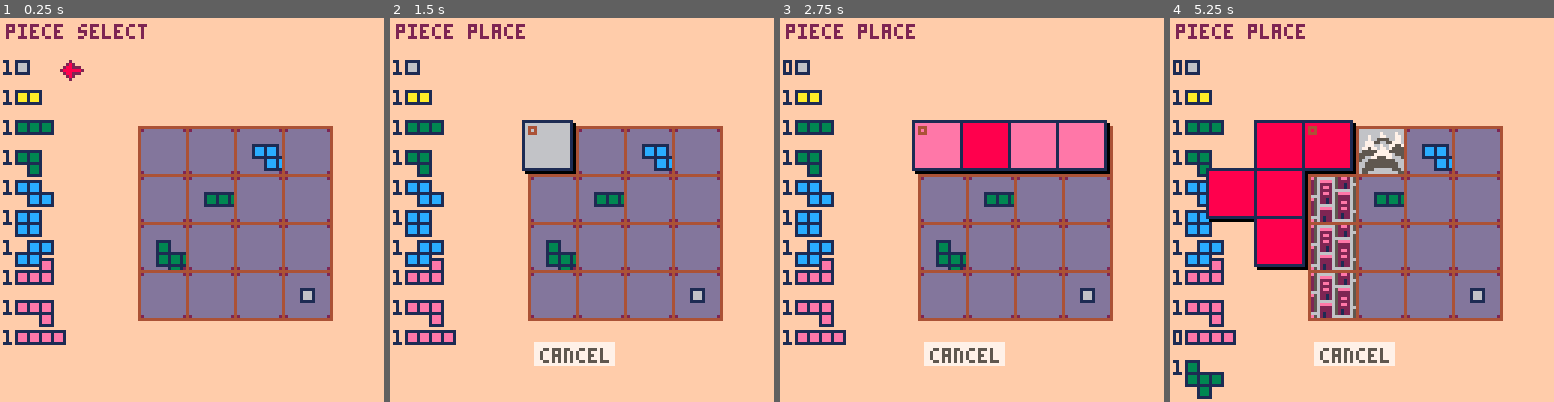
Above: before the commit, frames 1-4 (left to right).
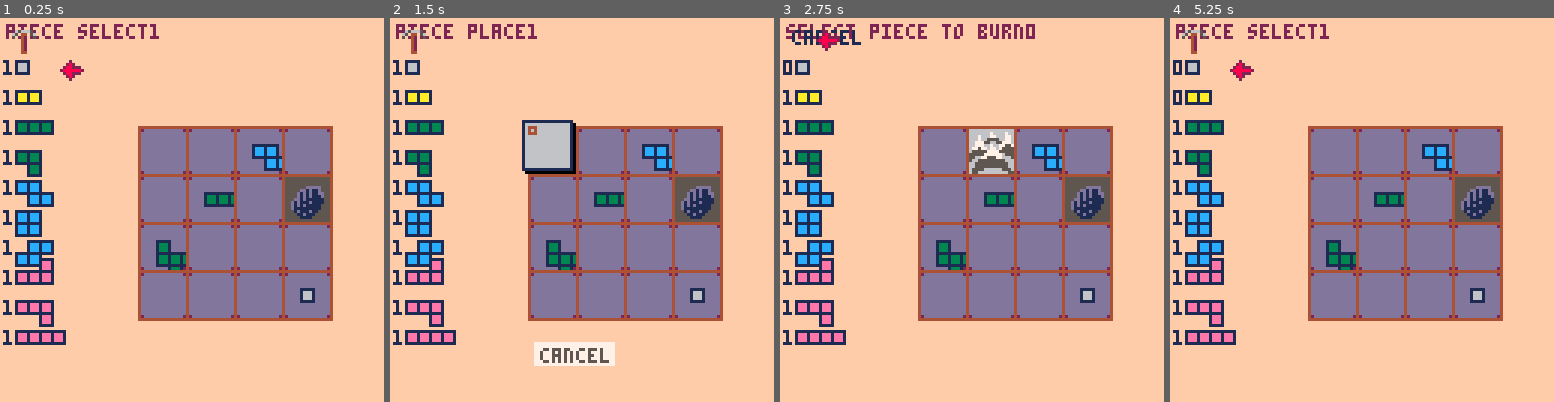
Above: after the commit, the same moments.

Repository: m-r-hunt/Pico-8-Carts
Game: PICO-8 cartridge bprk.p8
Same seed, same stepped clock (60 frames per second), same inputs: the game is played once before the commit and once after it.
Inputs:
- Up to frame 1 (0.25 s): no input
- Up to frame 2 (1.5 s): tap X (X key) at 0.33, 1.07 s; tap O (Z key) at 0.7 s
- Up to frame 3 (2.75 s): hold Right 1.6-2.1 s; tap O (Z key) at 1.7, 2.1, 2.5 s; tap X (X key) at 1.85 s; hold Up 2.15-2.42 s; hold Right from 2.47 s (still down)
- Up to frame 4 (5.25 s): tap O (Z key) every 0.4 s from 2.9 to 4.9 s; tap X (X key) at 2.97, 4.08, 5.2 s; release Right at 3.03 s; hold Left 3.08-3.58 s; hold Down 3.63-3.97 s; hold Right 4.02-4.68 s; hold Up 4.73-5.03 s; hold Left from 5.08 s (still down)

The runs differ from the first frame. In frame 1, 1.4% of the frame differs, in the area x 3-86%, y 1-54%; in frame 2, 1.4%; in frame 3, 11%; in frame 4, 18%, in the area x 0-86%, y 1-100%.

Commit message:
Add deleting squares

Diff:
--- a/bprk.p8
+++ b/bprk.p8
@@ -98,14 +98,18 @@
 		update_piece_place()
 	elseif mode=="make choices" then
 		update_make_choices()
+	elseif mode=="select piece to burn" then
+	 update_select_burn()
+	elseif mode=="delete square" then
+	 update_delete_square()
 	end
 end
 
 function update_piece_select()
 	if btnp(2) then
 		selected_piece-=1
- 	if selected_piece<=0 then
-  	selected_piece+=#piece_pool
+ 	if selected_piece<0 then
+  	selected_piece+=#piece_pool+1
   end
 	 while selected_piece>9 and piece_pool[selected_piece]==0 do
 	  selected_piece-=1
@@ -116,15 +120,53 @@
    selected_piece+=1
   end
  end
- if selected_piece<=0 then
-  selected_piece+=#piece_pool
+ if selected_piece<0 then
+  selected_piece+=#piece_pool+1
  elseif selected_piece>#piece_pool then
-  selected_piece-=#piece_pool
+  selected_piece-=#piece_pool+1
  end
 
  if btnp(4) then
-  if piece_pool[selected_piece]>=1 then
+  if selected_piece==0 then
+   mode="select piece to burn"
+  elseif piece_pool[selected_piece]>=1 then
   	mode="piece place"
+	 	px=1
+	 	py=1
+	 	pr=0
+	 	cancel_selected=false
+  else
+   --feedback?
+  end
+ end
+end
+
+function update_select_burn()
+	if btnp(2) then
+		selected_piece-=1
+ 	if selected_piece<0 then
+  	selected_piece+=#piece_pool+1
+  end
+	 while selected_piece>9 and piece_pool[selected_piece]==0 do
+	  selected_piece-=1
+	 end
+ elseif btnp(3) then
+  selected_piece+=1
+  while selected_piece<=#piece_pool and piece_pool[selected_piece]==0 do
+   selected_piece+=1
+  end
+ end
+ if selected_piece<0 then
+  selected_piece+=#piece_pool+1
+ elseif selected_piece>#piece_pool then
+  selected_piece-=#piece_pool+1
+ end
+
+ if btnp(4) then
+  if selected_piece==0 then
+   mode="piece select"
+  elseif piece_pool[selected_piece]>=1 then
+  	mode="delete square"
 	 	px=1
 	 	py=1
 	 	pr=0
@@ -179,32 +221,41 @@
   y=ys[i]
   grid_powerups[y][x]=powerups[i]
  end
+
+ x=flr(rnd(4))+1
+ y=flr(rnd(4))+1
+ while grid_powerups[y][x]~=0 do
+ 	x=flr(rnd(4))+1
+	 y=flr(rnd(4))+1
+ end
+ grid[y][x]=13
 end
 
 function check_stuck()
- for p=1,#piece_pool do
-  if piece_pool[p]~=0 then
-   local def=piece_defs[p]
-   for y=1,4 do
-    for x=1,4 do
-     for r=0,3 do
-      found_block=false
-      for loc=1,#def do
-       px,py=rotate(x+def[loc][1],y+def[loc][2],r)
-       if py<1 or py>4 or px<1 or px>4 or grid[py][px]~=0 then
-       	found_block=true
-        break
-       end
-      end
-      if not found_block then
-       return false
-      end
-     end
-    end
-   end
-  end
- end
- return true
+-- for p=1,#piece_pool do
+--  if piece_pool[p]~=0 then
+--   local def=piece_defs[p]
+--   for y=1,4 do
+--    for x=1,4 do
+--     for r=0,3 do
+--      found_block=false
+--      for loc=1,#def do
+--       px,py=rotate(x+def[loc][1],y+def[loc][2],r)
+--       if py<1 or py>4 or px<1 or px>4 or grid[py][px]~=0 then
+--       	found_block=true
+--        break
+--       end
+--      end
+--      if not found_block then
+--       return false
+--      end
+--     end
+--    end
+--   end
+--  end
+-- end
+-- return true
+ return false
 end
 
 function update_piece_place()
@@ -265,6 +316,34 @@
 	end
 end
 
+function update_delete_square()
+	if not cancel_selected then
+		if (btnp(0)) px-=1
+		if (btnp(1)) px+=1
+		if (btnp(2)) py-=1
+		if py==4 and btnp(3) then
+	 	cancel_selected=true
+		elseif btnp(3) then
+  	py+=1
+ 	end
+		px=mid(1,px,4)
+		py=mid(1,py,4)
+
+		if btnp(4) and grid[py][px]~=0 then
+		 grid[py][px]=0
+		 piece_pool[selected_piece]-=1
+		 mode="piece select"
+		end
+	else
+	 if btnp(2) then
+	  cancel_selected=false
+	 end
+	 if btnp(4) then
+	  mode="piece select"
+	 end
+	end
+end
+
 function update_make_choices()
  if (btnp(0)) choice_select-=1
  if (btnp(1)) choice_select+=1
@@ -366,14 +445,22 @@
 
 function _draw()
  cls(15)
- print(mode,2,2,2)
+ print(mode..selected_piece,2,2,2)
  for i=1,regpend do
   local ybase=10*(i)+4
  	draw_piece_preview(i,5,ybase)
  	print(piece_pool[i],1,ybase)
- 	if i==selected_piece and mode=="piece select" then
+ 	if i==selected_piece and (mode=="piece select" or mode=="select piece to burn") then
  		spr(2,20,ybase)
  	end
+ end
+ if mode~="select piece to burn" then
+  spr(18,4,4)
+ else
+  print("cancel",4,4)
+ end
+ if selected_piece==0 then
+  spr(2,12,4)
  end
  local ybase=10*(regpend+1)+4
  for i=regpend+1,#piece_pool do
@@ -406,6 +493,13 @@
  	if cancel_selected then
  	 spr(2,74,108)
  	end
+ elseif mode=="delete square" then
+  spr(18,gridx+px*16,gridy+py*16)
+  rectfill(48,108,74,115,7)
+ 	print("cancel",50,110,5)
+ 	if cancel_selected then
+ 	 spr(2,74,108)
+ 	end
  end
 
  if mode=="make choices" then
@@ -427,9 +521,11 @@
 -->8
 --notes
 
---check for player being screwed
+--allow reflections
+--allow removing one tile at cost of a piece
+
 --compute score, larger pieces=more pts
---add randomised holes in non-powerup spaces
+
 --slow down growth anims
 
 
Not shown, changed: 48 lines of the sprite sheet (__gfx__) section of bprk.p8
Not shown, changed: the thumbnail (__label__) section of bprk.p8
